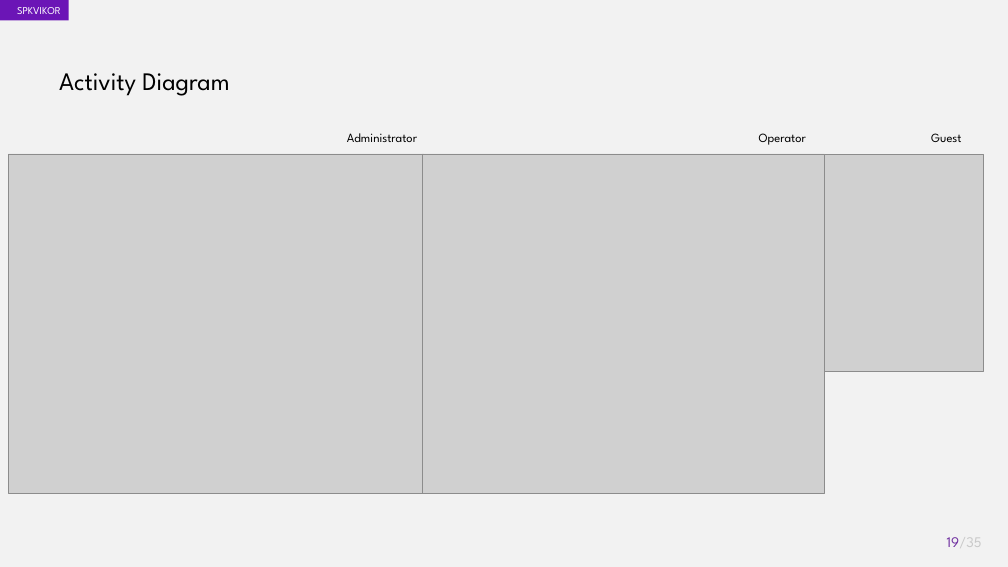
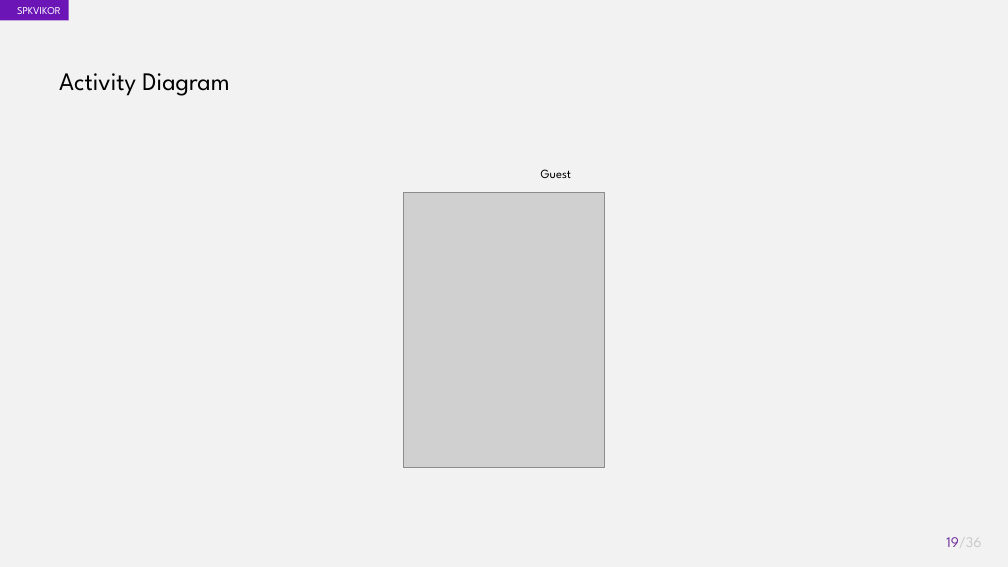
Before and after one commit to akhmadali7/TugasAkhir, a slide deck: slide 19 of PPT - TA - Akhmad Ali Sajidin.pptx. Drawn at 1008x567 pixels with LibreOffice and Linux fonts; fonts in the diff are those of the drawing; grey boxes stand for pictures. Boxes give left, top, right and bottom in pixels: in the first picture for what was removed or moved away, otherwise in the second. Text is boxed around its words. In the diff, an @@ line names an element or a change of style, - is before the commit and + after.

```diff
--- a/PPT - TA - Akhmad Ali Sajidin.pptx
+++ b/PPT - TA - Akhmad Ali Sajidin.pptx
@@ text removed at (x1=347, y1=133, x2=417, y2=142) @@
-Administrator
@@ text removed at (x1=759, y1=133, x2=806, y2=145) @@
-Operator
@@ picture removed at (x1=8, y1=154, x2=424, y2=494) @@
@@ picture removed at (x1=422, y1=154, x2=824, y2=494) @@
@@ text "Guest" moved from (x1=931, y1=133, x2=961, y2=142) to (x1=541, y1=169, x2=571, y2=178) @@
@@ picture resized from (x1=825, y1=154, x2=985, y2=372) to (x1=404, y1=193, x2=604, y2=467) @@
```
Also in this commit, not shown: 8 other slides changed, 1 slide added, 1 other file.
